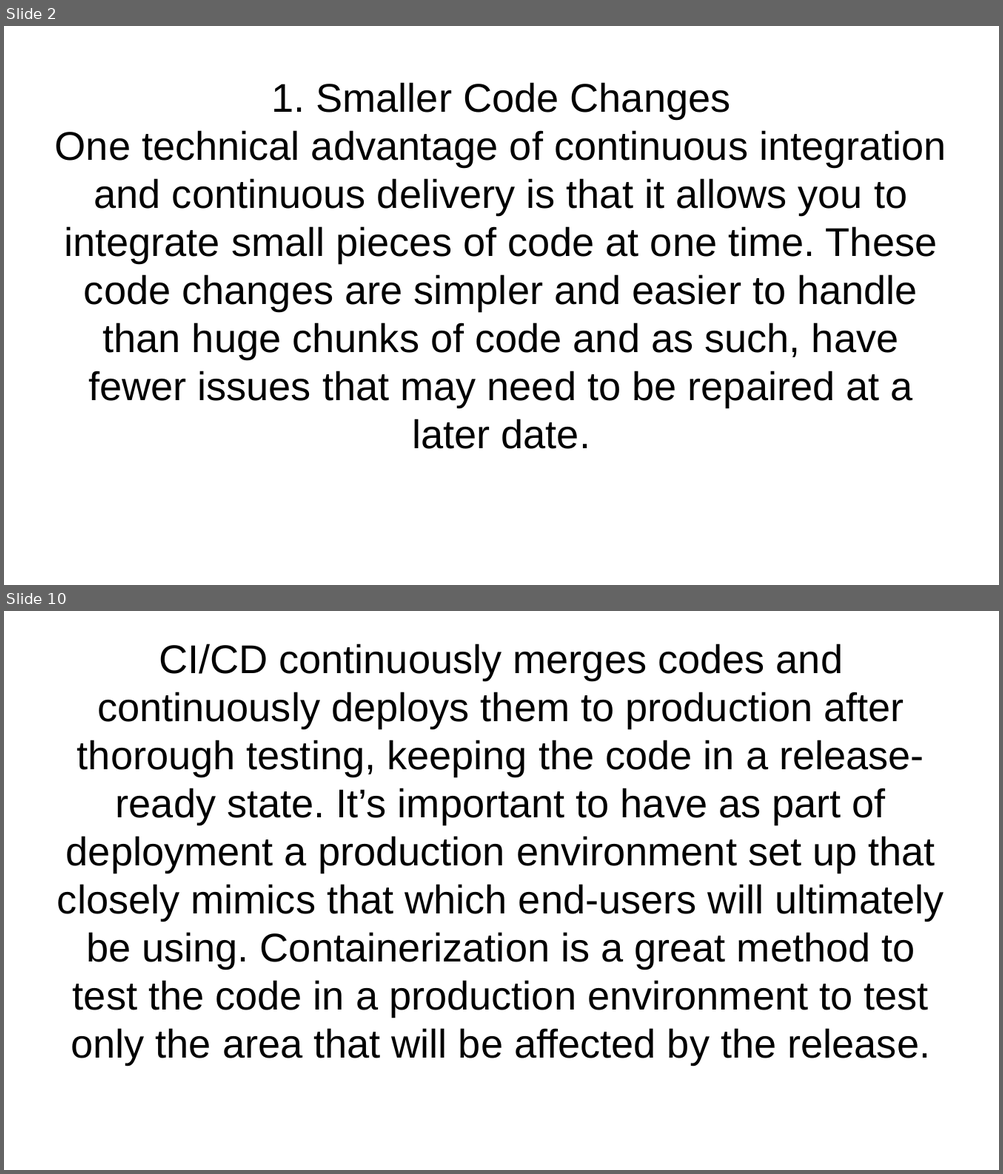
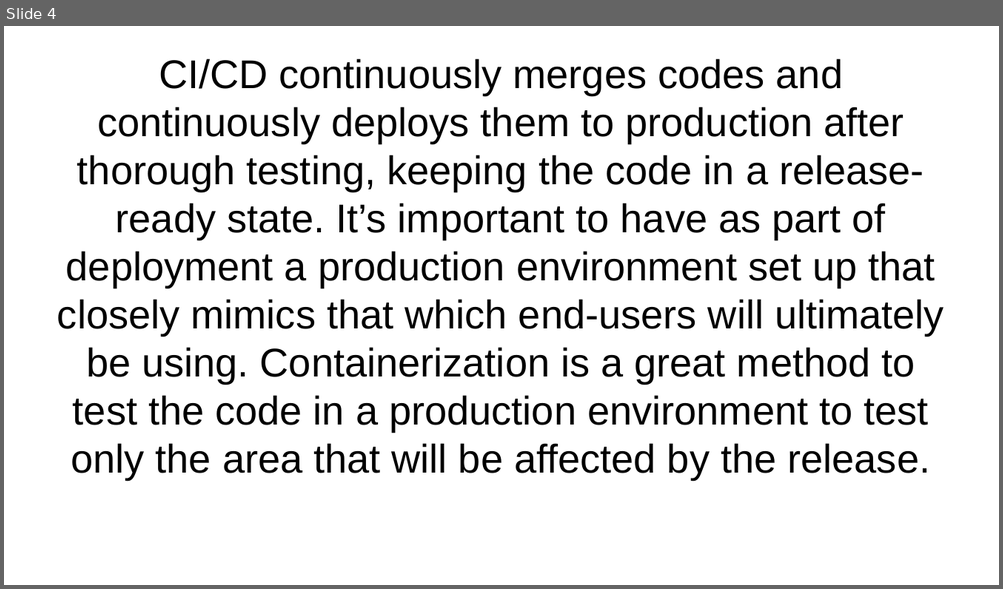
Before and after one commit to dr3mro/cdond-c3-projectstarter, a slide deck: presentation.odp. Shown one above the other, each under a label of ours: slides 2 and 10 before the commit, slide 4 after it; the slides between them are not shown. The pictures are 1003x1174 and 1003x589 pixels, drawn with LibreOffice and Linux fonts; fonts in the diff are those of the drawing. Boxes give left, top, right and bottom in pixels: in the first picture for what was removed or moved away, otherwise in the second. Text is boxed around its words. In the diff, an @@ line names an element or a change of style, - is before the commit and + after.

```diff
--- a/presentation.odp
+++ b/presentation.odp
@@ slide 2 removed at (4, 26, 999, 585), background #FFFFFF @@
@@ subtitle removed at (55, 82, 946, 449) @@
-1. Smaller Code Changes
-One technical advantage of continuous integration and continuous delivery is that it allows you to integrate small pieces of code at one time. These code changes are simpler and easier to handle than huge chunks of code and as such, have fewer issues that may need to be repaired at a later date.
@@ what was slide 10 is now slide 4 @@
```
Also in this commit, not shown: 4 slides changed, 16 other slides removed, 1 other file.
